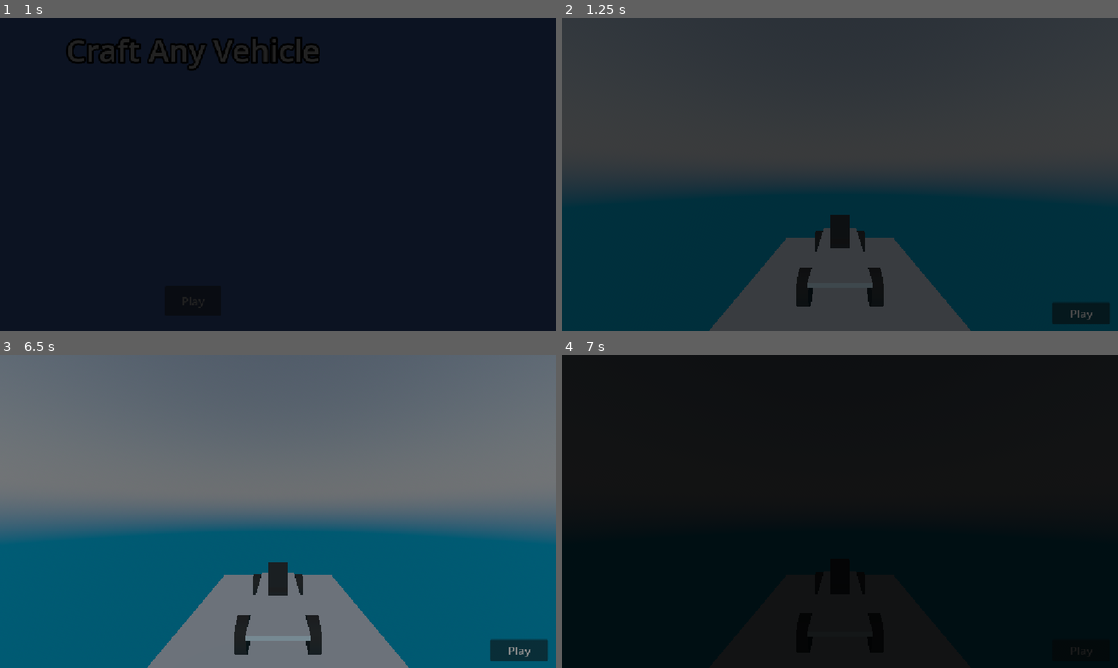
Above: before the commit, frames 1-4 (two rows, left to right).
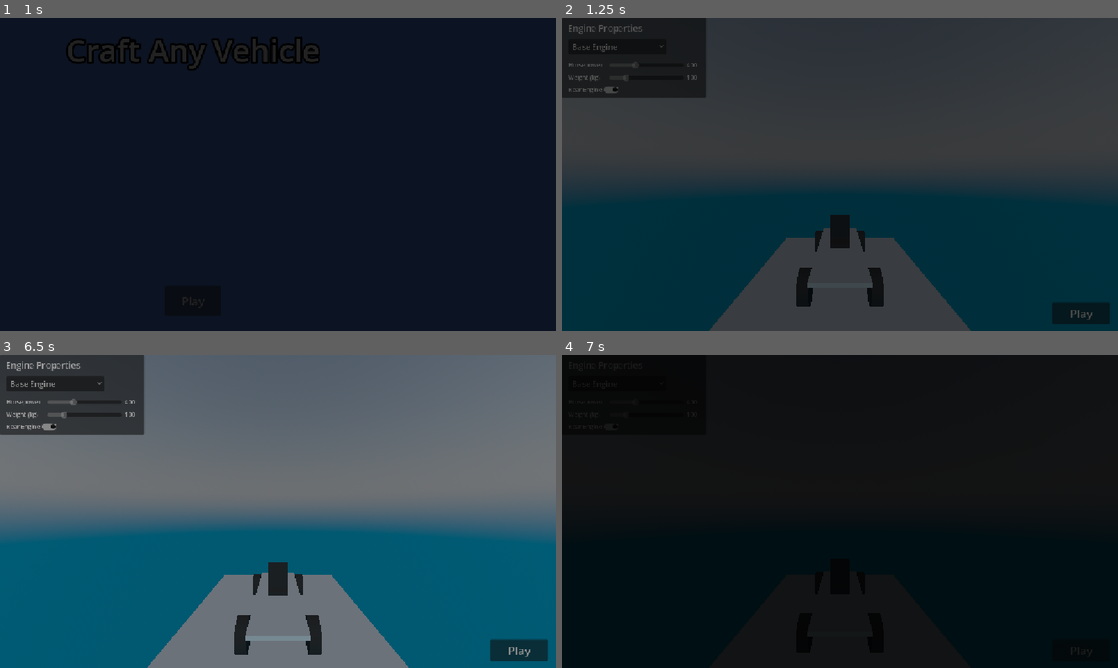
Above: after the commit, the same moments.

Repository: bladeclickers/craft_any_vehicle
Game: Godot game, scene res://scenes/start.tscn
Two runs of this game, one before a commit and one after it. Both use one fixed random seed, a clock stepped at 60 frames per second and the inputs below. Sound files missing from this copy of the repository are replaced by a short silence.
Inputs (mouse positions are in pixels of both pictures, inside the frame that each line leads up to):
- Up to frame 1 (1 s): click "Play" at 0.5 s
- Up to frame 2 (1.25 s): no input
- Up to frame 3 (6.5 s): click "Play" at 1.25 s; tap Enter at 2 s; move the mouse to (400, 495) at 2.02 s; hold Right (ui_right) 2.03-2.75 s; hold A (a) 2.03-2.75 s; click (400, 495) at 2.17 s; tap D (d) at 2.3 s; drag from (166, 527) to (250, 574) at 2.77 s; move the mouse to (333, 442) at 3.52 s; hold Right (ui_right) 3.53-4.25 s; hold S (s) 3.53-4.25 s; click (333, 442) at 3.8 s; drag from (250, 574) to (111, 464) at 4.27 s; move the mouse to (444, 558) at 5.02 s; hold Left (ui_left) 5.03-5.75 s; hold W (w) 5.03-5.75 s; click (444, 558) at 5.17 s; tap A (a) at 5.3 s; tap R (reset) at 5.65 s; drag from (111, 464) to (194, 433) at 5.77 s
- Up to frame 4 (7 s): click "Play" at 6.5 s

Frame 1 is identical in both runs. In frame 2, 6.1% of the frame differs, in the area x 0-26%, y 0-26%; in frame 3, 6.5%; in frame 4, less than 0.1%.

Commit message:
fix controller AGAIN
this is held together with hopes and dreams bro PLEASE dont use a controller 😭😭😭

Diff:
--- a/assets/scripts/controller.gd
+++ b/assets/scripts/controller.gd
@@ -1,34 +1,101 @@
 extends Node2D
 
 const CURSOR_SPEED = 800.0
-var virtual_mouse_pos := Vector2i(0, 0)
+var virtual_mouse_pos := Vector2.ZERO
 
-func simulate_left_click(click_position: Vector2):
-	var press_event = InputEventMouseButton.new()
-	press_event.button_index = MOUSE_BUTTON_LEFT
-	press_event.pressed = true
-	press_event.position = click_position
-
-	Input.parse_input_event(press_event)
-
-	var release_event = InputEventMouseButton.new()
-	release_event.button_index = MOUSE_BUTTON_LEFT
-	release_event.pressed = false
-	release_event.position = click_position
-
-	Input.parse_input_event(release_event)
+var active_slider: Range = null
+var open_option_button: OptionButton = null
 
 func _ready() -> void:
-	virtual_mouse_pos = DisplayServer.mouse_get_position()
+	virtual_mouse_pos = get_viewport().get_mouse_position()
 
 func _process(delta: float) -> void:
 	var stick := Input.get_vector("jp_a", "jp_d", "jp_w", "jp_s")
 
 	if stick.length() > 0.0:
-		virtual_mouse_pos += Vector2i(stick * CURSOR_SPEED * delta)
+		virtual_mouse_pos += stick * CURSOR_SPEED * delta
 		get_viewport().warp_mouse(virtual_mouse_pos)
 	else:
 		virtual_mouse_pos = get_viewport().get_mouse_position()
 
+	if active_slider and stick.length() > 0.0:
+		active_slider.value += stick.x * (active_slider.max_value - active_slider.min_value) * 0.5 * delta
+
 	if Input.is_action_just_pressed("jp_select"):
-		simulate_left_click(get_viewport().get_mouse_position())
+		active_slider = get_slider_at_position(get_tree().root, virtual_mouse_pos)
+		if not active_slider:
+			var popup = open_option_button.get_popup() if open_option_button else null
+			if popup and popup.visible:
+				handle_popup_click(open_option_button, popup, virtual_mouse_pos)
+			else:
+				press_ui_at_position(get_tree().root, virtual_mouse_pos)
+
+	elif Input.is_action_just_released("jp_select"):
+		if active_slider:
+			active_slider = null
+		else:
+			var popup = open_option_button.get_popup() if open_option_button else null
+			if not (popup and popup.visible):
+				release_ui_at_position(get_tree().root, virtual_mouse_pos)
+
+func press_ui_at_position(node: Node, click_pos: Vector2) -> bool:
+	if node is BaseButton and node.is_visible_in_tree() and not node.disabled:
+		if node.get_global_rect().has_point(click_pos):
+			node.emit_signal("button_down")
+			if node is CheckButton or node is CheckBox:
+				if "button_pressed" in node:
+					node.button_pressed = !node.button_pressed
+			node.emit_signal("pressed")
+
+			if node is OptionButton:
+				node.show_popup()
+				open_option_button = node
+
+			return true
+
+	for child in node.get_children():
+		if press_ui_at_position(child, click_pos):
+			return true
+	return false
+
+func release_ui_at_position(node: Node, click_pos: Vector2) -> bool:
+	if node is BaseButton and node.is_visible_in_tree() and not node.disabled:
+		if node.get_global_rect().has_point(click_pos):
+			node.emit_signal("button_up")
+			return true
+
+	for child in node.get_children():
+		if release_ui_at_position(child, click_pos):
+			return true
+	return false
+
+func handle_popup_click(opt_btn: OptionButton, popup: PopupMenu, click_pos: Vector2):
+	var popup_rect := Rect2(popup.position, popup.size)
+
+	if !popup_rect.has_point(click_pos):
+		popup.hide()
+		open_option_button = null
+		return
+
+	var item_height = 29.0
+	var local_y = click_pos.y - popup.position.y
+	var index = int(local_y / item_height)
+
+	if index >= 0 and index < popup.item_count:
+		opt_btn.select(index)
+		opt_btn.item_selected.emit(index)
+
+	popup.hide()
+	open_option_button = null
+
+func get_slider_at_position(node: Node, click_pos: Vector2) -> Range:
+	if node is Range and node.is_visible_in_tree() and not node.editable == false:
+		if node.get_global_rect().has_point(click_pos):
+			return node
+
+	for child in node.get_children():
+		var found = get_slider_at_position(child, click_pos)
+		if found:
+			return found
+
+	return null
--- a/project.godot
+++ b/project.godot
@@ -31,6 +31,39 @@
 
 [input]
 
+ui_select={
+"deadzone": 0.5,
+"events": [Object(InputEventKey,"resource_local_to_scene":false,"resource_name":"","device":16,"window_id":0,"alt_pressed":false,"shift_pressed":false,"ctrl_pressed":false,"meta_pressed":false,"pressed":false,"keycode":32,"physical_keycode":0,"key_label":0,"unicode":32,"location":0,"echo":false,"script":null)
+]
+}
+ui_focus_prev={
+"deadzone": 0.5,
+"events": []
+}
+ui_left={
+"deadzone": 0.5,
+"events": [Object(InputEventKey,"resource_local_to_scene":false,"resource_name":"","device":16,"window_id":0,"alt_pressed":false,"shift_pressed":false,"ctrl_pressed":false,"meta_pressed":false,"pressed":false,"keycode":4194319,"physical_keycode":0,"key_label":0,"unicode":0,"location":0,"echo":false,"script":null)
+]
+}
+ui_right={
+"deadzone": 0.5,
+"events": [Object(InputEventKey,"resource_local_to_scene":false,"resource_name":"","device":16,"window_id":0,"alt_pressed":false,"shift_pressed":false,"ctrl_pressed":false,"meta_pressed":false,"pressed":false,"keycode":4194321,"physical_keycode":0,"key_label":0,"unicode":0,"location":0,"echo":false,"script":null)
+]
+}
+ui_up={
+"deadzone": 0.5,
+"events": []
+}
+ui_down={
+"deadzone": 0.5,
+"events": [Object(InputEventKey,"resource_local_to_scene":false,"resource_name":"","device":16,"window_id":0,"alt_pressed":false,"shift_pressed":false,"ctrl_pressed":false,"meta_pressed":false,"pressed":false,"keycode":4194322,"physical_keycode":0,"key_label":0,"unicode":0,"location":0,"echo":false,"script":null)
+]
+}
+ui_colorpicker_delete_preset={
+"deadzone": 0.5,
+"events": [Object(InputEventKey,"resource_local_to_scene":false,"resource_name":"","device":16,"window_id":0,"alt_pressed":false,"shift_pressed":false,"ctrl_pressed":false,"meta_pressed":false,"pressed":false,"keycode":4194312,"physical_keycode":0,"key_label":0,"unicode":0,"location":0,"echo":false,"script":null)
+]
+}
 w={
 "deadzone": 0.2,
 "events": [Object(InputEventKey,"resource_local_to_scene":false,"resource_name":"","device":-1,"window_id":0,"alt_press …(192 unchanged characters)…
--- a/scenes/editor.tscn
+++ b/scenes/editor.tscn
@@ -68,7 +68,6 @@
 text = "Play"
 
 [node name="engine_pane" type="Panel" parent="." unique_id=792284564]
-visible = false
 offset_right = 299.0
 offset_bottom = 165.0
 script = ExtResource("4_q68jb")
--- a/scenes/start.tscn
+++ b/scenes/start.tscn
@@ -44,6 +44,7 @@
 offset_top = 555.0
 offset_right = 642.0
 offset_bottom = 617.0
+focus_mode = 0
 theme = SubResource("Theme_f75wj")
 text = "Play"
 script = ExtResource("2_u80x2")
Not shown, added: TODO.md
